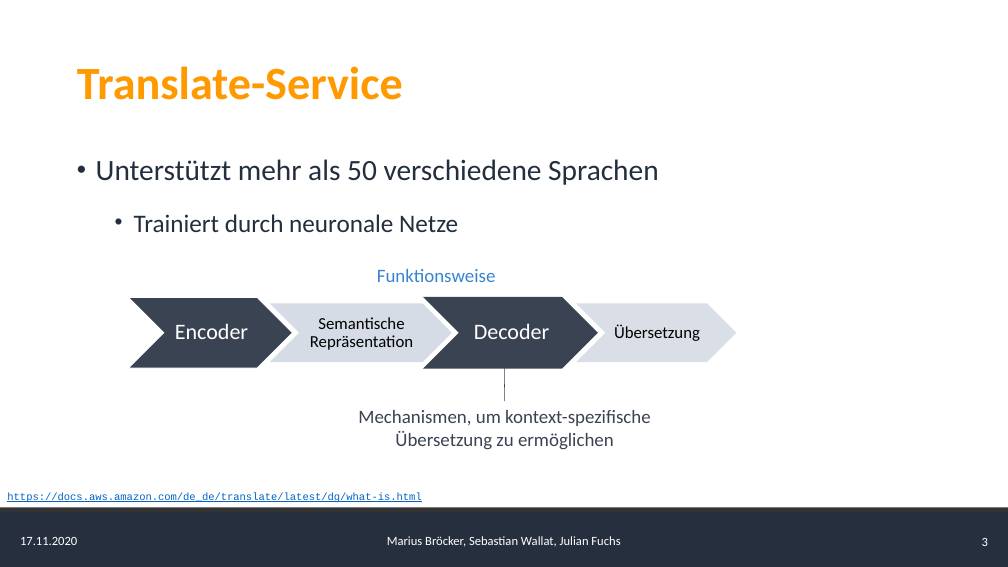
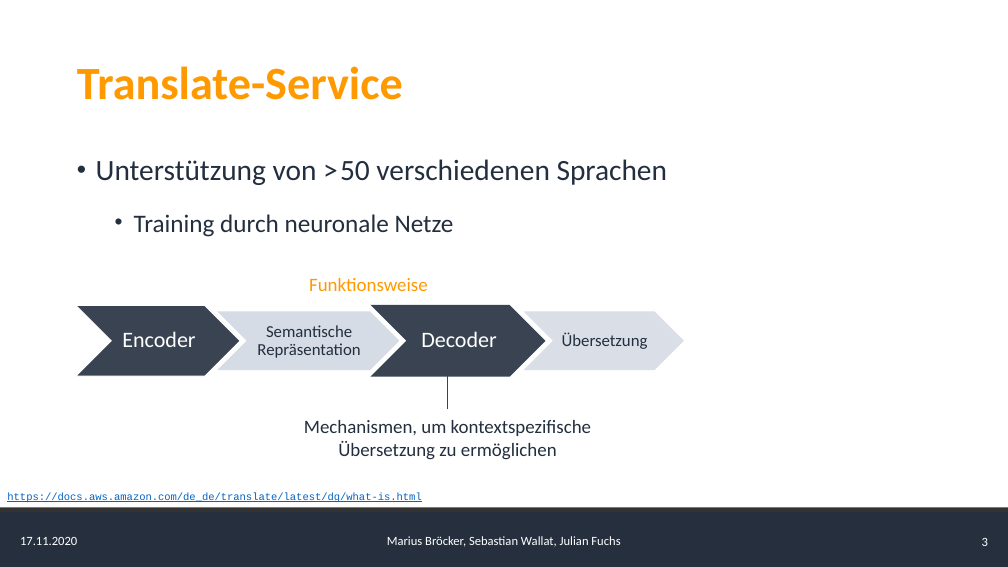
Before and after one commit to AlgorithmicEntropy/AWS_Translate_Polly, a slide deck: slide 3 of presentation/Presentation.pptx. Drawn at 1008x567 pixels with LibreOffice and Linux fonts; fonts in the diff are those of the drawing. Boxes give left, top, right and bottom in pixels: in the first picture for what was removed or moved away, otherwise in the second. Text is boxed around its words. In the diff, an @@ line names an element or a change of style, - is before the commit and + after.

Commit message:
small changes and fixes

```diff
--- a/presentation/Presentation.pptx
+++ b/presentation/Presentation.pptx
@@ text at (96, 159, 667, 237): text changed @@
-• Unterstützt mehr als 50 verschiedene Sprachen
-  • Trainiert durch neuronale Netze
+• Unterstützung von > 50 verschiedenen Sprachen
+  • Training durch neuronale Netze
@@ text "Funktionsweise": place and size @@
-text "Funktionsweise" at (377, 269, 496, 282)
+text "Funktionsweise" at (309, 278, 428, 291)
@@ text "Funktionsweise" at (309, 278, 428, 291): text colour #3883CE to #FF9900 @@
@@ 2 chevrons, 1 text: place and size @@
-2 chevrons, 1 text at (129, 297, 700, 368)
+2 chevrons, 1 text at (76, 306, 648, 377)
@@ text "Semantische Repräsentation" at (257, 325, 360, 358): text colour #000000 to #232F3E @@
@@ 3 texts, 2 chevrons: place and size @@
-3 texts, 2 chevrons at (175, 297, 737, 369)
+3 texts, 2 chevrons at (122, 305, 684, 377)
@@ text "Übersetzung" at (562, 332, 648, 349): text colour #000000 to #232F3E @@
@@ line moved from (505, 402) - (504, 346) to (448, 408) - (448, 360) @@
@@ line (448, 408) - (448, 360): stroke #3A4351 0.5 pt to #3A4351 1.5 pt @@
@@ text at (304, 420, 591, 460): text changed; text colour #3A4351 to #232F3E @@
-Mechanismen, um kontext-spezifische Übersetzung zu ermöglichen
+Mechanismen, um kontextspezifische Übersetzung zu ermöglichen
```
Also in this commit, not shown: 3 other slides changed.
